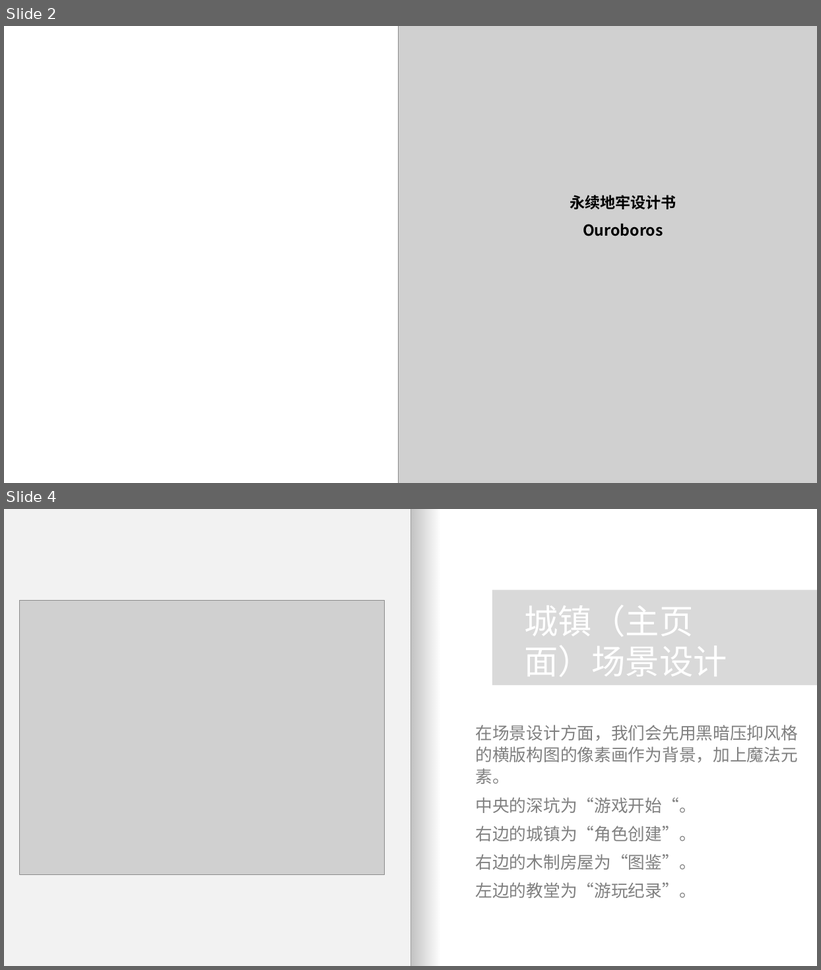
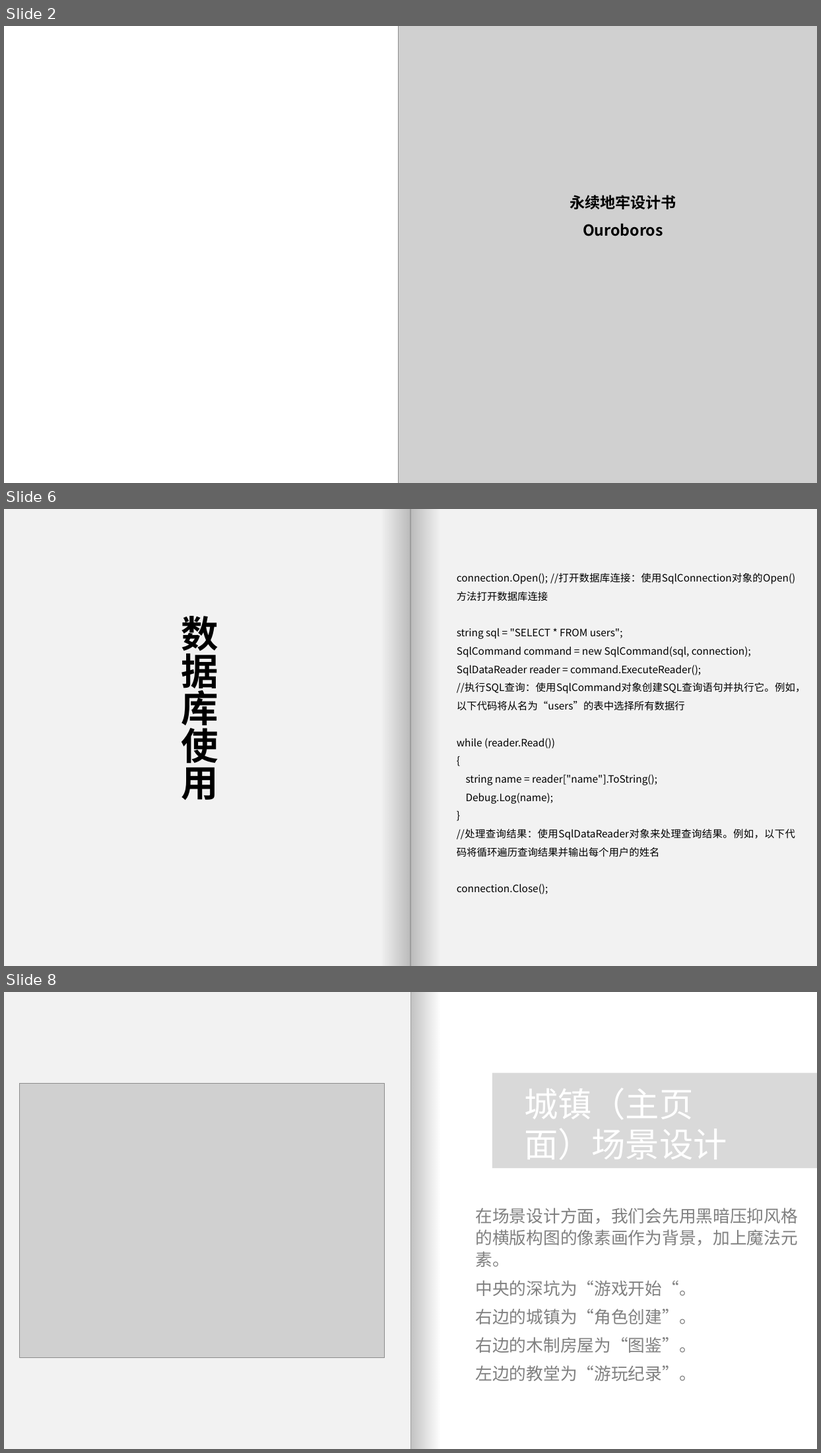
Before and after one commit to HongYi4588/CardGame, a slide deck: 永续地牢Ouroboros 设计方案.pptx. Shown one above the other, each under a label of ours: slides 2 and 4 before the commit, slides 2, 6 and 8 after it; the slides between them are not shown. The pictures are 821x970 and 821x1453 pixels, drawn with LibreOffice and Linux fonts; fonts in the diff are those of the drawing; grey boxes stand for pictures. Boxes give left, top, right and bottom in pixels: in the first picture for what was removed or moved away, otherwise in the second. Text is boxed around its words. In the diff, an @@ line names an element or a change of style, - is before the commit and + after.

Commit message:
设计方案演讲ppt
加入了数据库连接，UI设计，unity使用流程等部分

```diff
--- a/永续地牢Ouroboros 设计方案.pptx
+++ b/永续地牢Ouroboros 设计方案.pptx
@@ slide 6 added at (4, 509, 817, 966), background #FFFFFF @@
@@ rectangle added at (4, 509, 411, 966), fill #F2F2F2 @@
@@ rectangle added at (381, 509, 411, 966), fill gradient #808080 @@
@@ rectangle added at (411, 509, 817, 966), fill #F2F2F2 @@
@@ rectangle added at (411, 509, 441, 966), fill gradient #808080 @@
@@ text added at (457, 573, 806, 857), 12 pt, text #000000 @@
+connection.Open(); //打开数据库连接：使用SqlConnection对象的Open()方法打开数据库连接
+string sql = "SELECT * FROM users";
+SqlCommand command = new SqlCommand(sql, connection);
+SqlDataReader reader = command.ExecuteReader();
+//执行SQL查询：使用SqlCommand对象创建SQL查询语句并执行它。例如，以下代码将从名为“users”的表中选择所有数据行
+while (reader.Read())
+{
+string name = reader["name"].ToString();
+Debug.Log(name);
+}
+//处理查询结果：使用SqlDataReader对象来处理查询结果。例如，以下代码将循环遍历查询结果并输出每个用户的姓名
+connection.Close();
@@ text added at (181, 616, 218, 800), 44 pt, text #000000, bold @@
+数据库使用
@@ what was slide 4 is now slide 8 @@
```
Also in this commit, not shown: 1 slide changed, 3 other slides added.
